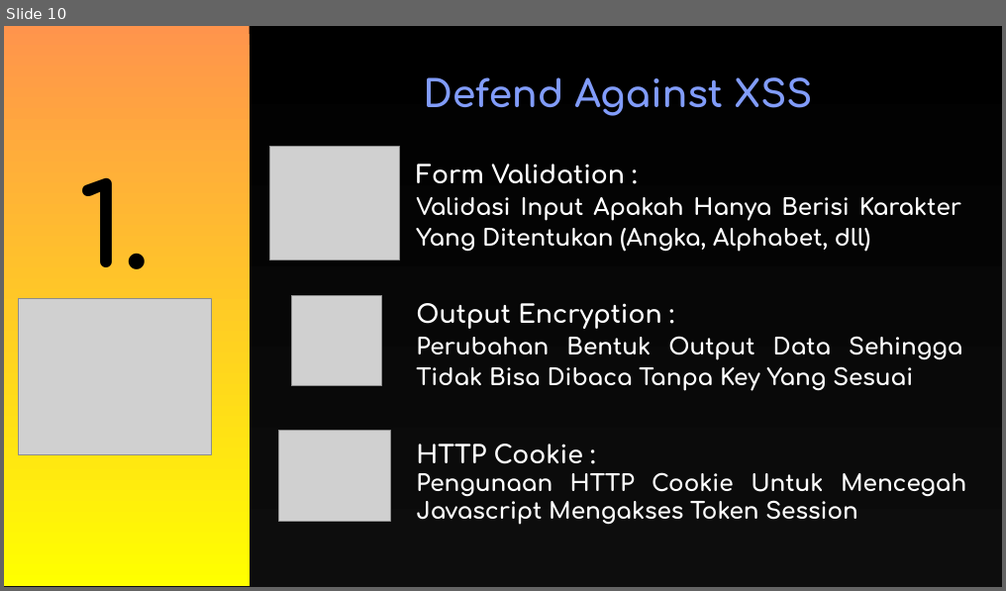
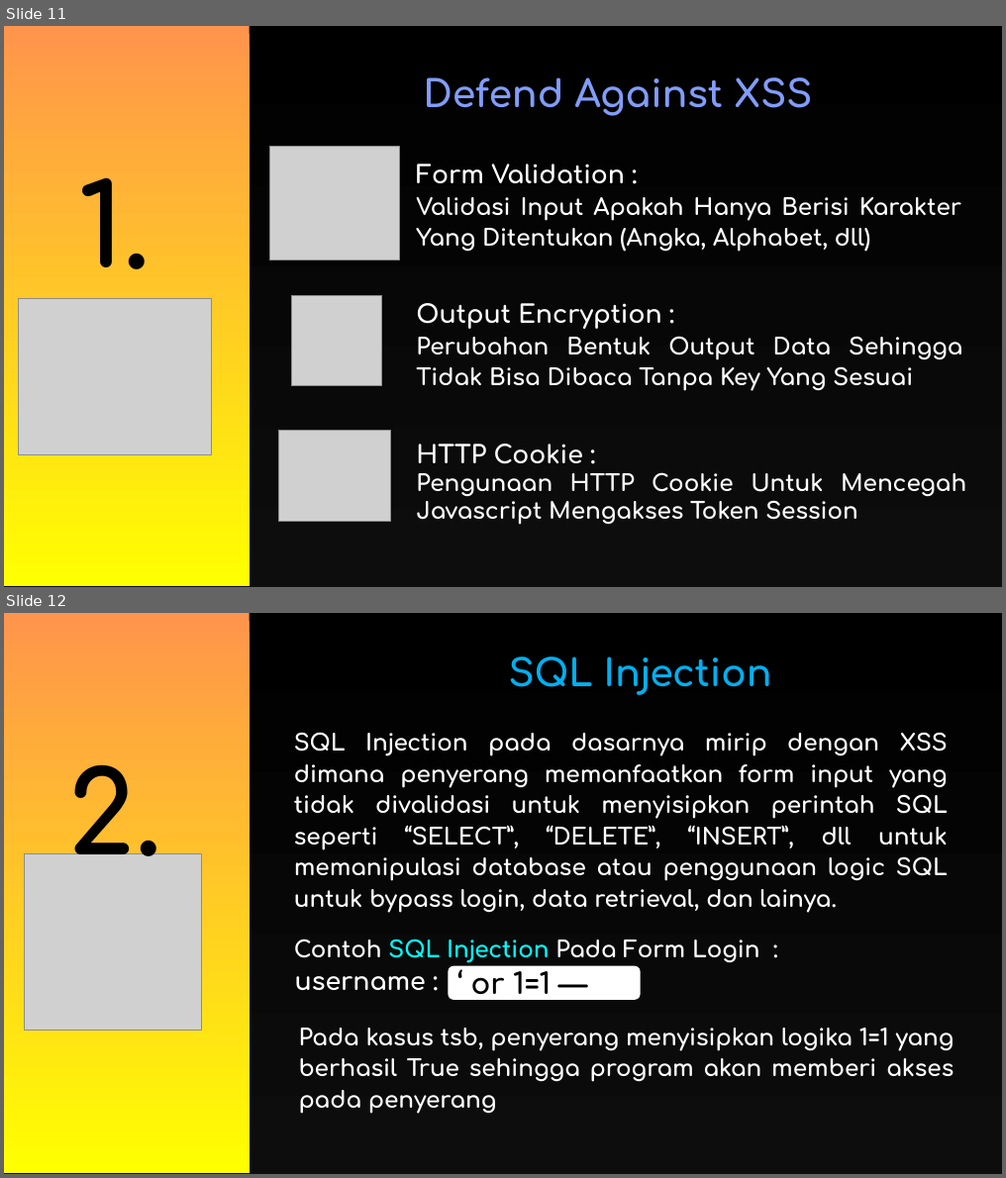
Before and after one commit to Fhreiz77/Watson-Scroll-Fesnuk-, a slide deck: John/PPT_Keamanan_Data.pptx. Shown one above the other, each under a label of ours: slide 10 before the commit, slides 11 and 12 after it. The pictures are 1006x591 and 1006x1178 pixels, drawn with LibreOffice and Linux fonts; fonts in the diff are those of the drawing; grey boxes stand for pictures; background and template pictures are left out. Boxes give left, top, right and bottom in pixels: in the first picture for what was removed or moved away, otherwise in the second. Text is boxed around its words. In the diff, an @@ line names an element or a change of style, - is before the commit and + after.

```diff
--- a/John/PPT_Keamanan_Data.pptx
+++ b/John/PPT_Keamanan_Data.pptx
@@ slide 12 added at box(4, 613, 1002, 1174), background #FFFFFF @@
@@ pentagon arrow added at box(4, 613, 1002, 1174), fill gradient #000000 to #0D0D0D @@
@@ rectangle added at box(4, 613, 250, 1173), fill gradient #FF944C to #FFFF00 @@
@@ text added at box(509, 657, 772, 695), 36 pt, text gradient #00B0F0 to #00F0E0, bold @@
+SQL Injection
@@ text added at box(294, 732, 947, 913), 22 pt, text #FFFFFF, bold @@
+SQL Injection pada dasarnya mirip dengan XSS dimana penyerang memanfaatkan form input yang tidak divalidasi untuk menyisipkan perintah SQL seperti “SELECT”, “DELETE”, “INSERT”, dll untuk memanipulasi database atau penggunaan logic SQL untuk bypass login, data retrieval, dan lainya.
@@ text added at box(67, 764, 161, 880), 110 pt, text #000000, bold @@
+2.
@@ picture added at box(24, 854, 202, 1031) @@
@@ text added at box(294, 939, 760, 963), 22 pt, text #FFFFFF, bold @@
+Contoh SQL Injection Pada Form Login :
@@ rounded rectangle added at box(448, 966, 641, 1000), fill #FFFFFF, 28 pt, text #000000, bold @@
+‘ or 1=1 —
@@ text added at box(295, 976, 426, 990), 24 pt, text #FFFFFF, bold @@
+username :
@@ text added at box(299, 1028, 954, 1114), 22 pt, text #FFFFFF, bold @@
+Pada kasus tsb, penyerang menyisipkan logika 1=1 yang berhasil True sehingga program akan memberi akses pada penyerang
@@ what was slide 10 is now slide 11 @@
```
Also in this commit, not shown: 3 slides changed, 3 other slides added, 1 slide removed.
